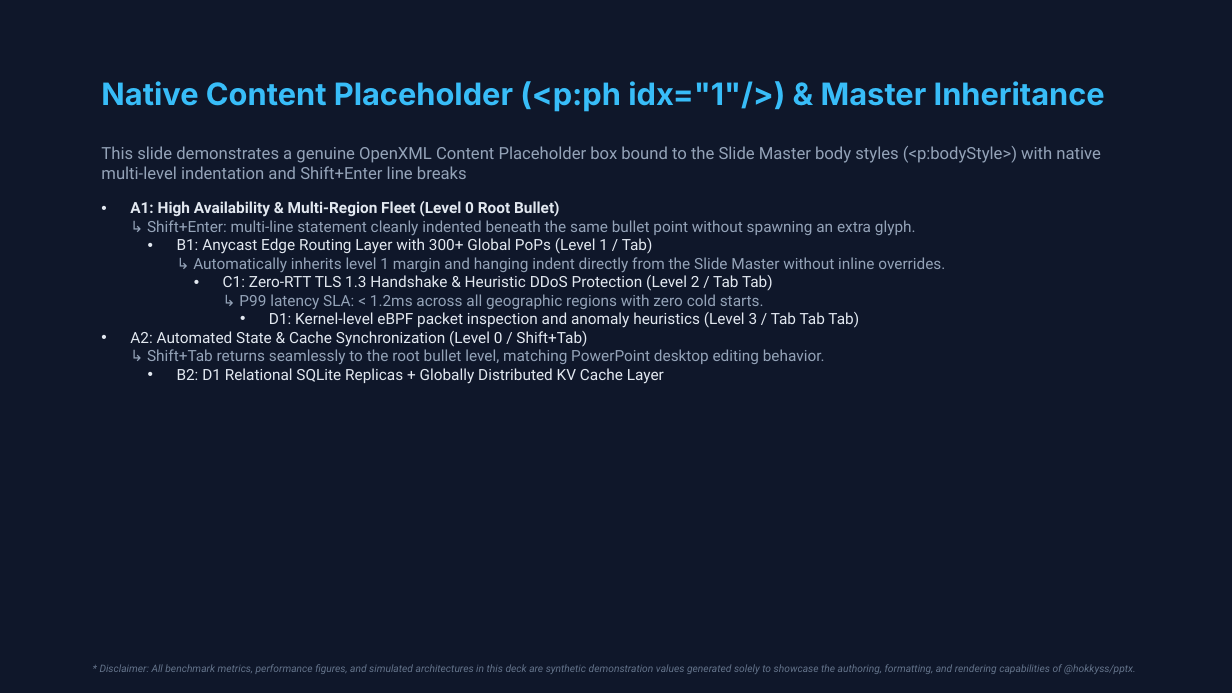
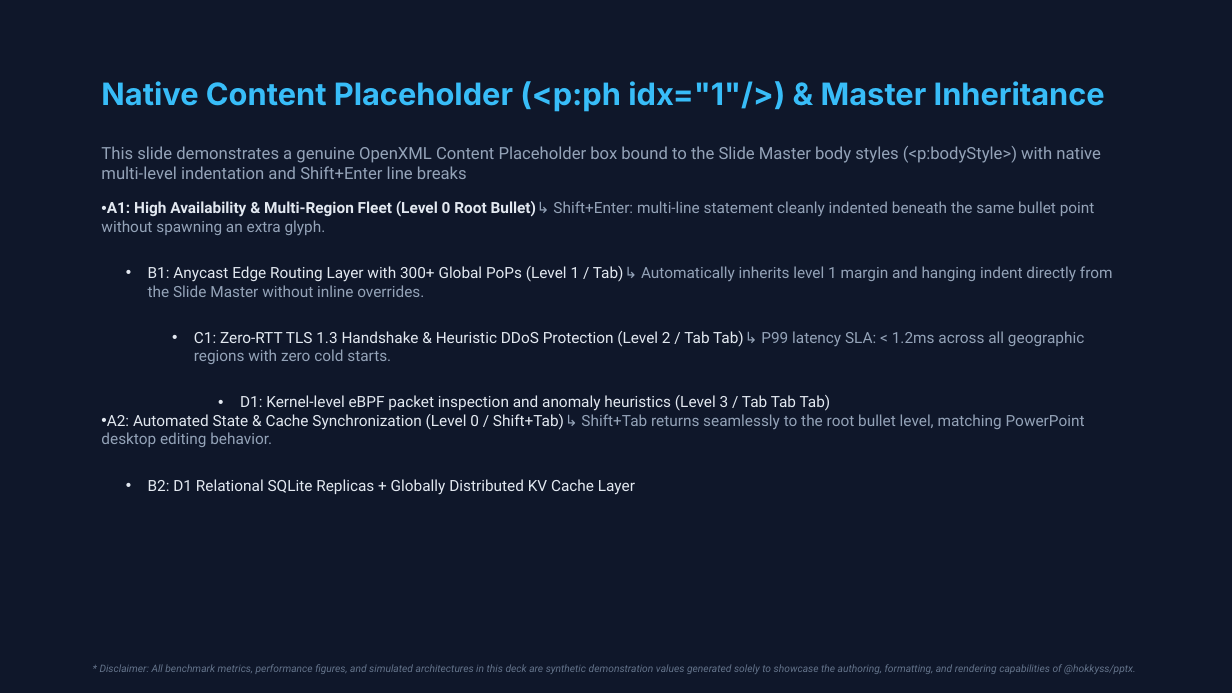
Before and after one commit to hokkyss/pptx-parser, a slide deck: slide 8 of hokkyss_showcase_deck.pptx. Drawn at 1232x693 pixels with LibreOffice and Linux fonts; fonts in the diff are those of the drawing. Boxes give left, top, right and bottom in pixels: in the first picture for what was removed or moved away, otherwise in the second. Text is boxed around its words. In the diff, an @@ line names an element or a change of style, - is before the commit and + after.

```diff
--- a/hokkyss_showcase_deck.pptx
+++ b/hokkyss_showcase_deck.pptx
@@ text at (101,201,1113,364): text changed @@
-• A1: High Availability & Multi-Region Fleet (Level 0 Root Bullet)
-  ↳ Shift+Enter: multi-line statement cleanly indented beneath the same bullet point without spawning an extra glyph.
-  • B1: Anycast Edge Routing Layer with 300+ Global PoPs (Level 1 / Tab)
-    ↳ Automatically inherits level 1 margin and hanging indent directly from the Slide Master without inline overrides.
-    • C1: Zero-RTT TLS 1.3 Handshake & Heuristic DDoS Protection (Level 2 / Tab Tab)
-      ↳ P99 latency SLA: < 1.2ms across all geographic regions with zero cold starts.
+• A1: High Availability & Multi-Region Fleet (Level 0 Root Bullet)↳ Shift+Enter: multi-line statement cleanly indented beneath the same bullet point without spawning an extra glyph.
+  • B1: Anycast Edge Routing Layer with 300+ Global PoPs (Level 1 / Tab)↳ Automatically inherits level 1 margin and hanging indent directly from the Slide Master without inline overrides.
+    • C1: Zero-RTT TLS 1.3 Handshake & Heuristic DDoS Protection (Level 2 / Tab Tab)↳ P99 latency SLA: < 1.2ms across all geographic regions with zero cold starts.
@@ text at (101,414,1085,447): text changed @@
-• A2: Automated State & Cache Synchronization (Level 0 / Shift+Tab)
-  ↳ Shift+Tab returns seamlessly to the root bullet level, matching PowerPoint desktop editing behavior.
+• A2: Automated State & Cache Synchronization (Level 0 / Shift+Tab)↳ Shift+Tab returns seamlessly to the root bullet level, matching PowerPoint desktop editing behavior.
@@ text at (148,395,831,495): indent changed @@
```
Also in this commit, not shown: 5 other slides changed.
